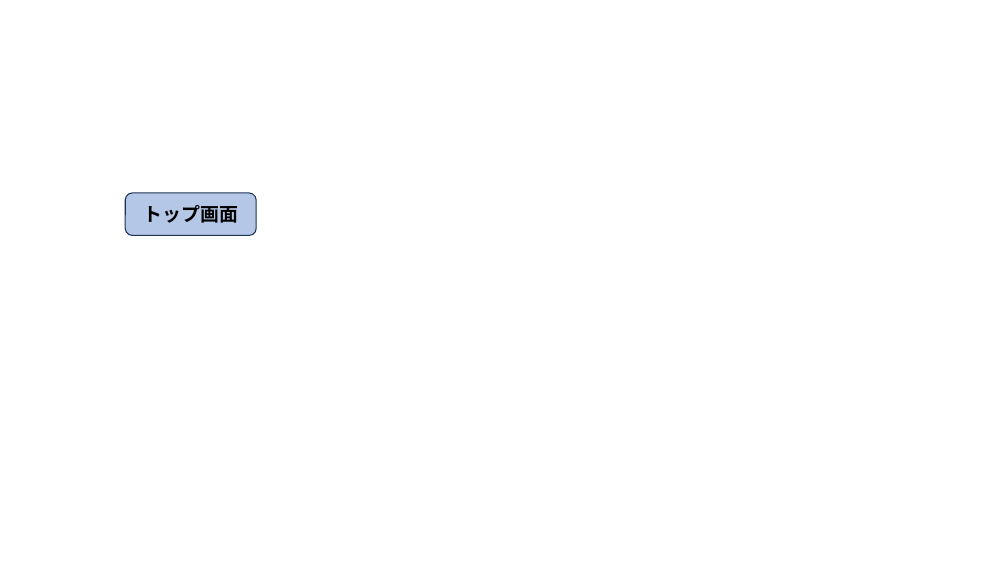
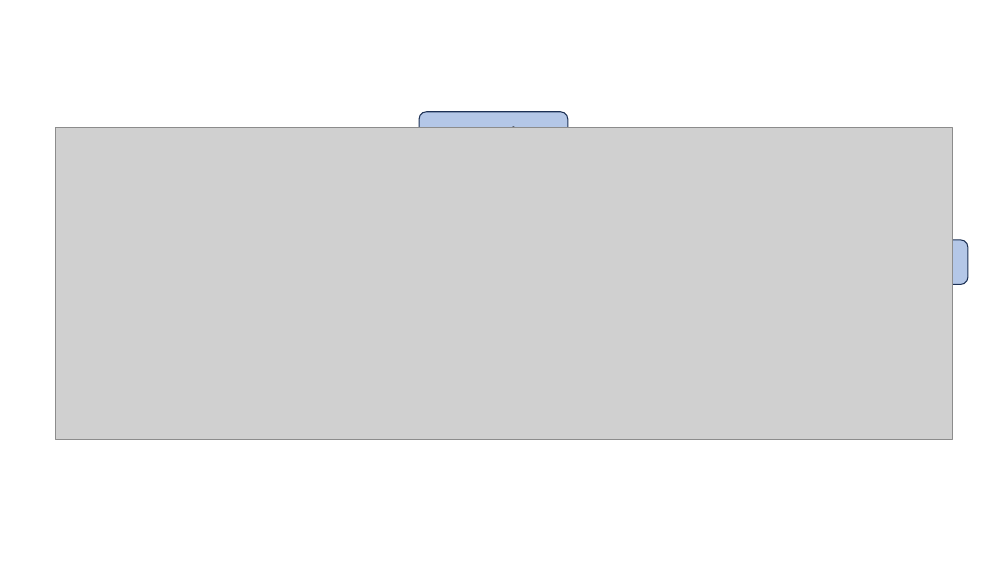
Before and after one commit to nishida2073/project_management, a slide deck: slide 1 of tool/smstokintone/docs/S2k 操作マニュアル.pptx. Drawn at 1008x567 pixels with LibreOffice and Linux fonts; fonts in the diff are those of the drawing; grey boxes stand for pictures. Boxes give left, top, right and bottom in pixels: in the first picture for what was removed or moved away, otherwise in the second. Text is boxed around its words. In the diff, an @@ line names an element or a change of style, - is before the commit and + after.

```diff
--- a/tool/smstokintone/docs/S2k 操作マニュアル.pptx
+++ b/tool/smstokintone/docs/S2k 操作マニュアル.pptx
@@ rounded rectangle "トップ": place and size @@
-rounded rectangle "トップ" at (126, 193, 256, 235)
+rounded rectangle "トップ" at (419, 112, 568, 157)
@@ picture added at (56, 128, 953, 439) @@
@@ text in rounded rectangle at (471, 126, 515, 128): text changed; size 18 to 14 pt @@
-トップ画面
+トップ
@@ rounded rectangle added at (766, 240, 969, 284), fill #B4C7E7, outline #1E3256 1 pt, 14 pt, text #000000, bold @@
+設定の
+インポート・エクスポート
```
Also in this commit, not shown: 2 other files.
